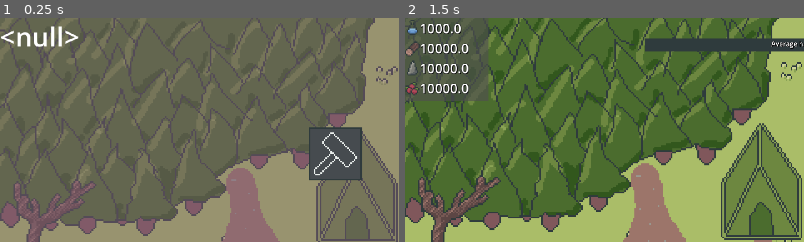
Above: before the commit, frames 1-2 (left to right).
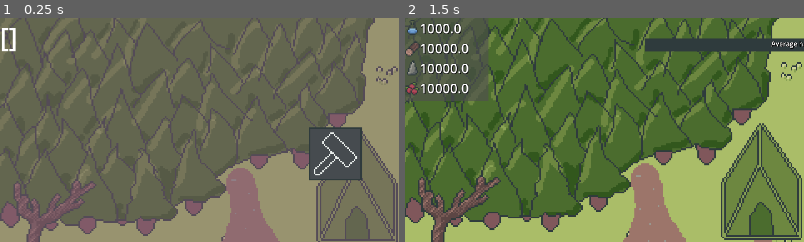
Above: after the commit, the same moments.

Repository: Lueegee1/EksamenDDU
Game: Godot game, scene res://Scenes/Root.tscn
Same seed, same stepped clock (60 frames per second), same inputs: the game is played once before the commit and once after it. The engine's default icon, where the game draws it, is replaced by a stand-in: a white triangle on a blue panel in a dark square.
Inputs (mouse positions are % of the whole screen's width and height, from its top left):
- Up to frame 1 (0.25 s): no input
- Up to frame 2 (1.5 s): click (53, 31) at 0.5 s; click (99, 3) at 1.25 s
The pictures show only the part of the screen within x 0-50%, y 0-50%; the shares and areas given below are measured in that part.

The runs differ from the first frame. In frame 1, 0.8% of the frame differs, in the area x 0-20%, y 3-16%; in frame 2, nothing differs.
Error before the commit: Attempt to call function 'get_as_text' in base 'null instance' on a null instance. (res://Scripts/Menu.gd:27)

Commit message:
Setting progress

Diff:
--- a/ddu-eksamen/Scenes/IntroCutScene.tscn
+++ b/ddu-eksamen/Scenes/IntroCutScene.tscn
@@ -1,7 +1,7 @@
 [gd_scene format=3 uid="uid://8iu6djhhcopf"]
 
 [ext_resource type="Texture2D" uid="uid://2urw08ly1r7e" path="res://Assets/BootAnimation/frame_000_delay-0.05s.png" id="1_8www7"]
-[ext_resource type="Script" uid="uid://dm2eufv35tgd3" path="res://Scenes/IntroCutScene.gd" id="1_53nr5"]
+[ext_resource type="Script" uid="uid://dm2eufv35tgd3" path="res://Scripts/IntroCutScene.gd" id="1_53nr5"]
 [ext_resource type="Texture2D" uid="uid://d1tyf1akes2gi" path="res://Assets/BootAnimation/frame_001_delay-0.1s.png" id="2_53nr5"]
 [ext_resource type="Texture2D" uid="uid://c1usndru7ntii" path="res://Assets/BootAnimation/frame_002_delay-0.1s.png" id="3_8ehyr"]
 [ext_resource type="Texture2D" uid="uid://bmf5lnamk84nl" path="res://Assets/BootAnimation/frame_003_delay-0.05s.png" id="4_d0k6q"]
--- /dev/null
+++ b/ddu-eksamen/Scenes/Settings.gd
@@ -0,0 +1,124 @@
+extends Node2D
+
+const SAVE_FILE = "user://database.json"
+var value_changed = false
+var wins
+# Called when the node enters the scene tree for the first time.
+func _ready() -> void:
+	value_changed = true
+	pass # Replace with function body.
+
+
+# Called every frame. 'delta' is the elapsed time since the previous frame.
+func _process(delta: float) -> void:
+	update_labels()
+	pass
+
+func hard_reset():
+	var has_save = true
+	if not FileAccess.file_exists(SAVE_FILE): #checker om save filen eksiterer
+		has_save = false
+	var file = FileAccess.open(SAVE_FILE, FileAccess.READ) #opens the file and saves it in read mode as variable file and checks if opening
+#it was succesfull
+	if file == null:
+		has_save = false
+	var save_text = file.get_as_text()
+	file.close()
+	var json_save_data = JSON.new()
+	var parsed_json_save_data = json_save_data.parse(save_text)
+	if parsed_json_save_data != OK: #checks if the json was parsed succesfully
+		has_save = false
+	if has_save:
+		var saved_data = json_save_data.data
+		if FileAccess.file_exists(SAVE_FILE):
+			DirAccess.remove_absolute(SAVE_FILE)
+
+func _on_button_pressed() -> void:
+	$CanvasLayer/Popup.visible = true
+
+	pass # Replace with function body.
+
+
+func _on_volume_value_changed(value: float) -> void:
+	Global.volume= value
+	value_changed = true
+	print("Master volume set to" + str(Global.volume))
+	pass # Replace with function body.
+
+
+func _on_hard_reset_pressed() -> void:
+	hard_reset()
+	value_changed = true
+	$CanvasLayer/Popup.visible = false
+	pass # Replace with function body.
+
+
+func _on_cancel_pressed() -> void:
+	$CanvasLayer/Popup.visible = false
+	pass # Replace with function body.
+
+
+func _on_volume_2_value_changed(value: float) -> void:
+	Global.volume_music = value
+	value_changed = true
+	print("Music volume set to" + str(Global.volume_music))
+
+	pass # Replace with function body.
+
+
+func _on_volume_3_value_changed(value: float) -> void:
+	Global.volume_effect = value
+	value_changed = true
+
+	print("Effect volume set to" + str(Global.volume_effect))
+
+func update_labels():
+	if not value_changed:
+		return
+	$CanvasLayer/Volume/VolumeLabel.text = "Master Volume: " + round(str(Global.volume))
+	$CanvasLayer/Volume.value =Global.volume
+	$CanvasLayer/Volume2/VolumeLabel.text = "Music Volume: " + round(str(Global.volume_music))
+	$CanvasLayer/Volume2.value = Global.volume_music
+	$CanvasLayer/Volume3/VolumeLabel.text = "Sound Volume: " + round(str(Global.volume_effect))
+	$CanvasLayer/Volume3.value = Global.volume_effect
+	print(Global.volume_effect)
+	load_wins()
+	if len(wins) >=1:
+		$CanvasLayer/GameSpeed/SpeedLabel.text = "Current Game Speed " + round(str(Global.tick_interval))
+		$CanvasLayer/GameSpeed.editable = true
+	else:
+		$CanvasLayer/GameSpeed.editable = false
+		$CanvasLayer/GameSpeed/SpeedLabel.text = "Get one win to change game speed"
+
+	value_changed =false
+
+func load_wins():
+	wins=  []
+	var has_save = true
+	if not FileAccess.file_exists(SAVE_FILE): #checker om save filen eksiterer
+		has_save = false
+	var file = FileAccess.open(SAVE_FILE, FileAccess.READ) #opens the file and saves it in read mode as variable file and checks if opening
+#it was succesfull
+	if file == null:
+		has_save = false
+		return
+	var save_text = file.get_as_text()
+	file.close()
+	var json_save_data = JSON.new()
+	var parsed_json_save_data = json_save_data.parse(save_text)
+	if parsed_json_save_data != OK: #checks if the json was parsed succesfully
+		has_save = false
+	if has_save:
+		var saved_data = json_save_data.data
+		if "achieved_wins" not in saved_data:
+			return
+		var achieved_wins = saved_data["achieved_wins"]
+		if saved_data.has("achieved_wins"):
+			wins = achieved_wins.get("wins")
+	else:
+		return
+
+func _on_game_speed_value_changed(value: float) -> void:
+	Global.tick_interval = value
+	value_changed = true
+	pass # Replace with function body.
--- /dev/null
+++ b/ddu-eksamen/Scenes/Settings.tscn
@@ -0,0 +1,158 @@
+[gd_scene format=3 uid="uid://biniyuyws61oh"]
+
+[ext_resource type="Script" uid="uid://yiwn2p28vtwm" path="res://Scenes/Settings.gd" id="1_4hxq3"]
+[ext_resource type="LabelSettings" uid="uid://bwv2mgkq08ssg" path="res://Assets/RessourceLabel.tres" id="2_flfri"]
+
+[sub_resource type="LabelSettings" id="LabelSettings_fv8yg"]
+font_size = 40
+
+[sub_resource type="LabelSettings" id="LabelSettings_yrknh"]
+font_size = 48
+
+[node name="Settings" type="Node2D" unique_id=637779156]
+script = ExtResource("1_4hxq3")
+
+[node name="CanvasLayer" type="CanvasLayer" parent="." unique_id=1883917230]
+
+[node name="ColorRect" type="ColorRect" parent="CanvasLayer" unique_id=1693964785]
+offset_right = 1920.0
+offset_bottom = 1080.0
+color = Color(0.4117647, 0.4117647, 0.4117647, 1)
+
+[node name="Volume" type="HSlider" parent="CanvasLayer" unique_id=997917592]
+offset_left = 320.0
+offset_top = 231.0
+offset_right = 1600.0
+offset_bottom = 247.0
+
+[node name="VolumeLabel" type="Label" parent="CanvasLayer/Volume" unique_id=570450228]
+layout_mode = 0
+offset_top = -50.0
+offset_right = 81.0
+offset_bottom = 5.0
+text = "Master Volume:"
+label_settings = SubResource("LabelSettings_fv8yg")
+
+[node name="Volume2" type="HSlider" parent="CanvasLayer" unique_id=480602591]
+offset_left = 320.0
+offset_top = 314.0
+offset_right = 1600.0
+offset_bottom = 330.0
+
+[node name="VolumeLabel" type="Label" parent="CanvasLayer/Volume2" unique_id=420520090]
+layout_mode = 0
+offset_top = -50.0
+offset_right = 81.0
+offset_bottom = 5.0
+text = "Music Volume:"
+label_settings = SubResource("LabelSettings_fv8yg")
+
+[node name="Volume3" type="HSlider" parent="CanvasLayer" unique_id=1006798700]
+offset_left = 320.0
+offset_top = 390.0
+offset_right = 1600.0
+offset_bottom = 406.0
+
+[node name="VolumeLabel" type="Label" parent="CanvasLayer/Volume3" unique_id=870773076]
+layout_mode = 0
+offset_top = -50.0
+offset_right = 81.0
+offset_bottom = 5.0
+text = "Sound Volume:"
+label_settings = SubResource("LabelSettings_fv8yg")
+
+[node name="GameSpeed" type="HSlider" parent="CanvasLayer" unique_id=1887113950]
+offset_left = 320.0
+offset_top = 462.0
+offset_right = 1600.0
+offset_bottom = 478.0
+min_value = 1.0
+max_value = 5.0
+value = 1.0
+
+[node name="SpeedLabel" type="Label" parent="CanvasLayer/GameSpeed" unique_id=636659205]
+layout_mode = 0
+offset_top = -50.0
+offset_right = 81.0
+offset_bottom = 5.0
+text = "Get one win to change game speed"
+label_settings = SubResource("LabelSettings_fv8yg")
+
+[node name="Button" type="Button" parent="CanvasLayer" unique_id=1441950121]
+offset_left = 734.623
+offset_top = 656.0
+offset_right = 1167.3772
+offset_bottom = 853.0
+
+[node name="Label" type="Label" parent="CanvasLayer/Button" unique_id=1483253176]
+layout_mode = 0
+offset_left = 124.377014
+offset_top = 64.0
+offset_right = 302.377
+offset_bottom = 109.0
+text = "Hard reset?"
+label_settings = ExtResource("2_flfri")
+
+[node name="Popup" type="Control" parent="CanvasLayer" unique_id=1926207612]
+visible = false
+layout_mode = 3
+anchors_preset = 0
+offset_top = 264.0
+offset_right = 1921.0
+offset_bottom = 825.0
+
+[node name="ColorRect" type="ColorRect" parent="CanvasLayer/Popup" unique_id=972846376]
+layout_mode = 0
+offset_right = 1920.0
+offset_bottom = 561.0
+color = Color(0.16206557, 0.1620656, 0.16206557, 1)
+
+[node name="WarningText" type="Label" parent="CanvasLayer/Popup" unique_id=1151162167]
+layout_mode = 0
+offset_left = 9.0
+offset_top = 16.0
+offset_right = 1919.0
+offset_bottom = 129.0
+text = "Are you SURE you want to hard reset the game? This will delete all saved data, including
+                                                                                  previous wins"
+label_settings = SubResource("LabelSettings_fv8yg")
+
+[node name="Button" type="Button" parent="CanvasLayer/Popup/WarningText" unique_id=384836955]
+layout_mode = 0
+offset_left = 1194.0
+offset_top = 326.0
+offset_right = 1483.0
+offset_bottom = 465.0
+
+[node name="Label" type="Label" parent="CanvasLayer/Popup/WarningText/Button" unique_id=172867757]
+layout_mode = 0
+offset_left = 100.0
+offset_top = 36.0
+offset_right = 179.0
+offset_bottom = 103.0
+text = "Yes"
+label_settings = SubResource("LabelSettings_yrknh")
+
+[node name="Button2" type="Button" parent="CanvasLayer/Popup/WarningText" unique_id=117591640]
+layout_mode = 0
+offset_left = 448.0
+offset_top = 326.0
+offset_right = 737.0
+offset_bottom = 465.0
+
+[node name="Label" type="Label" parent="CanvasLayer/Popup/WarningText/Button2" unique_id=1316963092]
+layout_mode = 0
+offset_left = 100.0
+offset_top = 36.0
+offset_right = 179.0
+offset_bottom = 103.0
+text = "NO!"
+label_settings = SubResource("LabelSettings_yrknh")
+
+[connection signal="value_changed" from="CanvasLayer/Volume" to="." method="_on_volume_value_changed"]
+[connection signal="value_changed" from="CanvasLayer/Volume2" to="." method="_on_volume_2_value_changed"]
+[connection signal="value_changed" from="CanvasLayer/Volume3" to="." method="_on_volume_3_value_changed"]
+[connection signal="value_changed" from="CanvasLayer/GameSpeed" to="." method="_on_game_speed_value_changed"]
+[connection signal="pressed" from="CanvasLayer/Button" to="." method="_on_button_pressed"]
+[connection signal="pressed" from="CanvasLayer/Popup/WarningText/Button" to="." method="_on_hard_reset_pressed"]
+[connection signal="pressed" from="CanvasLayer/Popup/WarningText/Button2" to="." method="_on_cancel_pressed"]
--- a/ddu-eksamen/Scripts/ColonistMove.gd
+++ b/ddu-eksamen/Scripts/ColonistMove.gd
@@ -8,7 +8,7 @@
 var state = "idle"
 var colonist_name: String
 var productivity
-const speed = 20
+var speed = 20
 var rested =true
 var wandered = false
 var building_positions = {}
@@ -66,8 +66,8 @@
 	if colonist_name not in Global.GameManager.colonist_dict[colonist_name]:
 		return
 	if "workaholic" in Global.GameManager.colonist_dict[colonist_name]:
-		await get_tree().create_timer(Global.GameManager.workday_lenght*1.5).timeout
-	await get_tree().create_timer(Global.GameManager.workday_lenght).timeout
+		await get_tree().create_timer((Global.GameManager.workday_lenght*1.5)/Global.tick_interval).timeout
+	await get_tree().create_timer((Global.GameManager.workday_lenght)/Global.tick_interval).timeout
 	rested = false
 	state = "going_home"
 func colonist_rest():
@@ -75,16 +75,16 @@
 	state = "resting"
 	sprite.skew = 0
 	sprite.rotation = 0
-	await get_tree().create_timer(5).timeout
+	await get_tree().create_timer(5/Global.tick_interval).timeout
 	rested = true
 	state = "going_to_work"
 func wiggle(delta):
 	direction_timer += delta
-	if direction_timer >= direction_interval:
+	if direction_timer >= direction_interval/Global.tick_interval:
 		turn *= -1
 		direction_timer=0
-	sprite.skew = lerp(sprite.skew,turn*0.0,turn_speed*delta)
-	sprite.rotation = lerp(sprite.rotation,0.2*turn,turn_speed*delta)
+	sprite.skew = lerp(sprite.skew,turn*0.0,turn_speed*Global.tick_interval*delta)
+	sprite.rotation = lerp(sprite.rotation,0.2*turn,turn_speed*Global.tick_interval*delta)
 
 func _step_agent(delta) -> void:
 	var next_pos = agent.get_next_path_position()
@@ -100,7 +100,7 @@
 		next_pos += Vector2(
 			randf_range(0, 20),
 			randf_range(0, 20))
-	position += direction * speed * delta * randf_range(0.8,1)
+	position += direction * speed*Global.tick_interval * delta * randf_range(0.8,1)
 	wiggle(delta)
 
 
--- a/ddu-eksamen/Scripts/GameManager.gd
+++ b/ddu-eksamen/Scripts/GameManager.gd
@@ -255,7 +255,13 @@
 		},
 		"achieved_wins": {
 			"wins": wins
-			}
+		},
+		"globals": {
+			"tick_interval": Global.tick_interval,
+			"volume": Global.volume,
+			"volume_music": Global.volume_music,
+			"volume_effect": Global.volume_effect,
+		}
 	}
 	var file = FileAccess.open(SAVE_FILE, FileAccess.WRITE)
 	if file == null: #creates a file variable that holds the opened save_file and checks if it was succesfully opened
@@ -338,6 +344,12 @@
 	if saved_data.has("achieved_wins"):
 		var achieved_wins = saved_data["achieved_wins"]
 		wins = achieved_wins.get("wins")
+	if saved_data.has("globals"):
+		var globals= saved_data["globals"]
+		Global.tick_interval= globals.get("tick_interval")
+		Global.volume= globals.get("volume")
+		Global.volume_music= globals.get("volume_music")
+		Global.volume_effect= globals.get("volume_effect")
 
 	game_loaded = true
 
@@ -364,9 +376,11 @@
 		has_save = false
 	var file = FileAccess.open(SAVE_FILE, FileAccess.READ) #opens the file and saves it in read mode as variable file and checks if opening
 #it was succesfull
+	var save_text
 	if file == null:
 		has_save = false
-	var save_text = file.get_as_text()
+		return
+	save_text = file.get_as_text()
 	file.close()
 	var json_save_data = JSON.new()
 	var parsed_json_save_data = json_save_data.parse(save_text)
@@ -400,6 +414,7 @@
 	pass
 
 func _on_tick_timer_timeout() -> void:
+	$TickTimer.wait_time = 1/Global.tick_interval
 	if int(current_tick)%10 == 0:
 		save_game()
 	current_tick += 1
@@ -626,13 +641,13 @@
 			happiness_dict[colonist]["grieving_1"] = false
 			happiness_dict[colonist]["grieving_2"] = false
 	if happiness_dict[colonist]["grieving_1"]:
-		await get_tree().create_timer(90).timeout
+		await get_tree().create_timer(90/Global.tick_interval).timeout
 		if colonist in happiness_dict:
 			happiness_dict[colonist]["grieving_1"] = false
 	if colonist not in happiness_dict:
 		return
 	if happiness_dict[colonist]["grieving_2"]:
-		await get_tree().create_timer(60).timeout
+		await get_tree().create_timer(60/Global.tick_interval).timeout
 		if colonist in happiness_dict:
 			happiness_dict[colonist]["grieving_2"] = false
 	value_changed.emit()
--- a/ddu-eksamen/Scripts/Global.gd
+++ b/ddu-eksamen/Scripts/Global.gd
@@ -10,6 +10,9 @@
 var timer: float = 0
 var tick_interval: float = 1.0
 var load_game = false
+var volume = 50
+var volume_music = 50
+var volume_effect = 50
 
 var UI
 var SceneChanger
--- a/ddu-eksamen/Scripts/Menu.gd
+++ b/ddu-eksamen/Scripts/Menu.gd
@@ -17,6 +17,7 @@
 
 
 func load_wins():
+	wins=  []
 	var has_save = true
 	if not FileAccess.file_exists(SAVE_FILE): #checker om save filen eksiterer
 		has_save = false
@@ -24,6 +25,7 @@
 #it was succesfull
 	if file == null:
 		has_save = false
+		return
 	var save_text = file.get_as_text()
 	file.close()
 	var json_save_data = JSON.new()
@@ -39,7 +41,10 @@
 			wins = achieved_wins.get("wins")
 	else:
 		return
+func _ready() -> void:
+	load_wins()
+	$MenuUI/Label.text = str(wins)
+
 
 func _process(delta: float) -> void:
-	load_wins()
-	$MenuUI/Label.text = str(wins)
+	pass
Not shown, added: ddu-eksamen/Scenes/Settings.gd.uid
Renamed: ddu-eksamen/Scenes/IntroCutScene.gd -> ddu-eksamen/Scripts/IntroCutScene.gd
Renamed: ddu-eksamen/Scenes/IntroCutScene.gd.uid -> ddu-eksamen/Scripts/IntroCutScene.gd.uid
